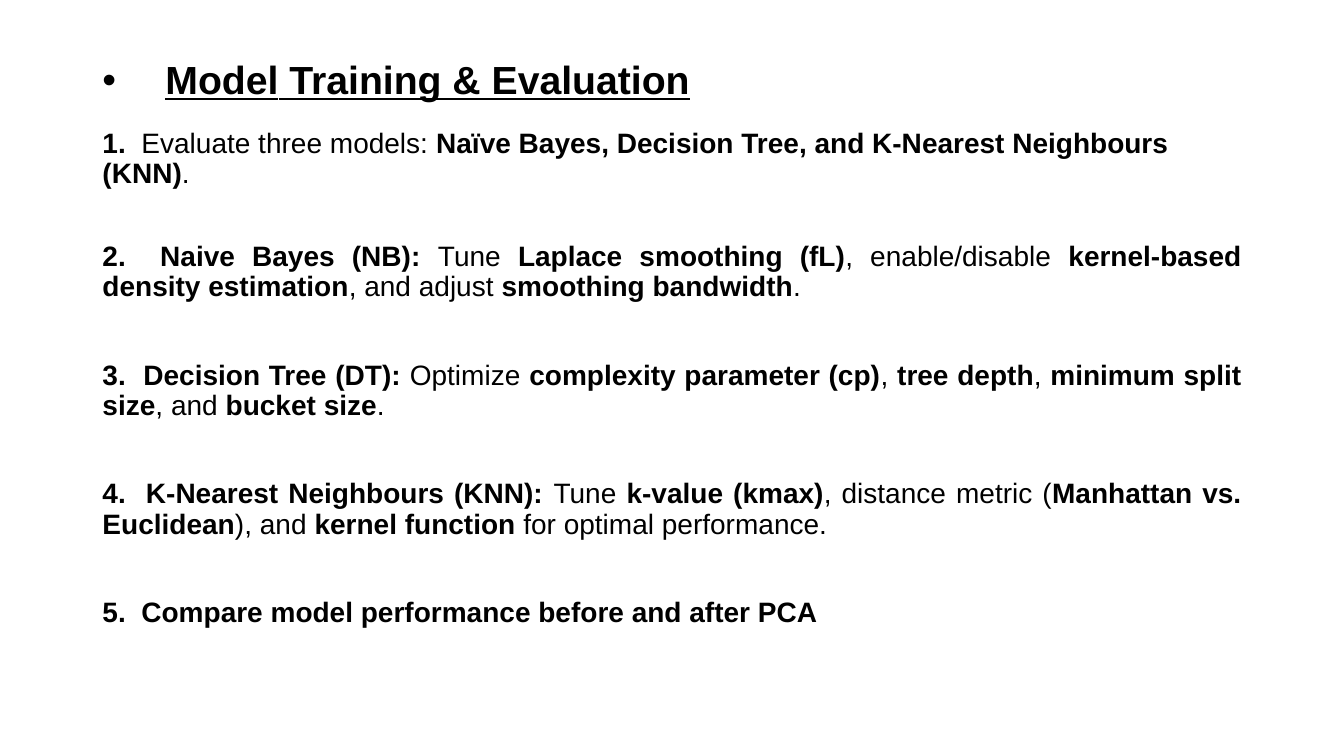
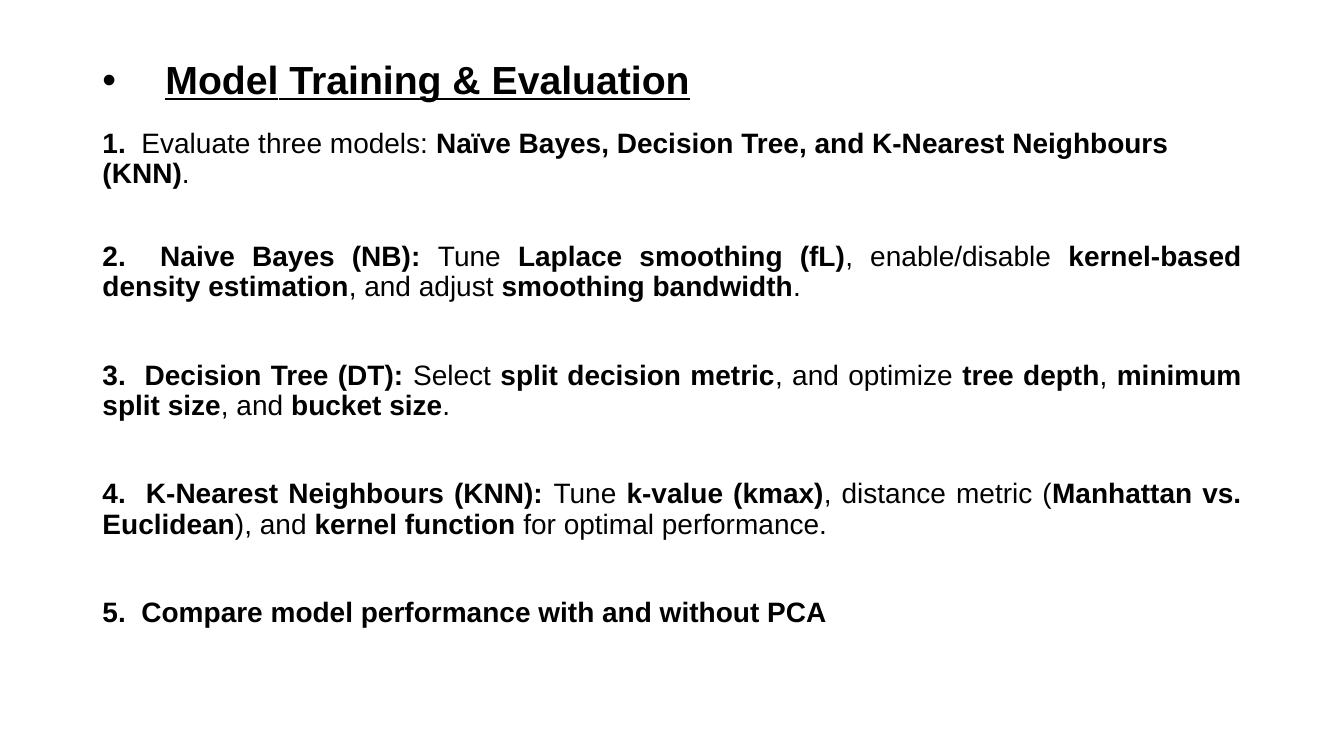
Before and after one commit to BillyGeros94/face-expression-recognition, a slide deck: slide 7 of presentation/Project-Presentation.pptx. Drawn at 1344x756 pixels with LibreOffice and Linux fonts; fonts in the diff are those of the drawing. Boxes give left, top, right and bottom in pixels: in the first picture for what was removed or moved away, otherwise in the second. Text is boxed around its words. In the diff, an @@ line names an element or a change of style, - is before the commit and + after.

```diff
--- a/presentation/Project-Presentation.pptx
+++ b/presentation/Project-Presentation.pptx
@@ text at [102, 364, 1242, 420]: text changed @@
-3. Decision Tree (DT): Optimize complexity parameter (cp), tree depth, minimum split size, and bucket size.
+3. Decision Tree (DT): Select split decision metric, and optimize tree depth, minimum split size, and bucket size.
@@ text at [102, 601, 826, 627]: text changed @@
-5. Compare model performance before and after PCA
+5. Compare model performance with and without PCA
```
Also in this commit, not shown: 7 other slides changed.
